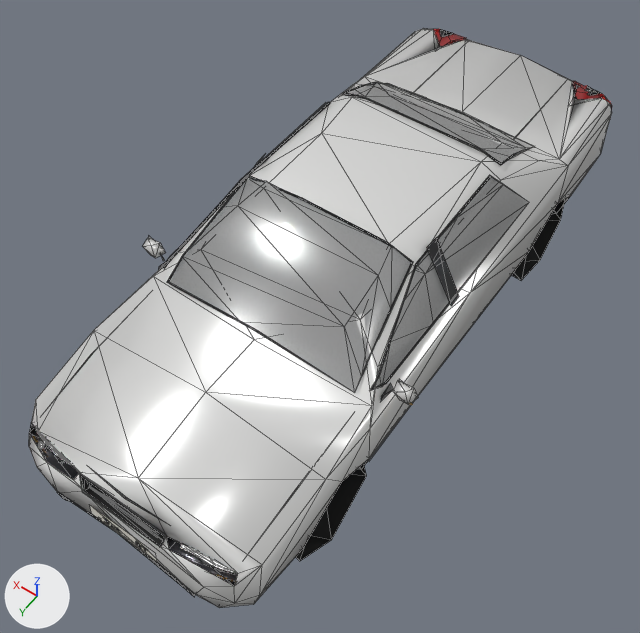
One commit to the glTF model assets/vehicles/civ_sedan_lod1.glb: the scene before it, then after it.
Camera for both pictures: a 50 mm lens placed at (-2.2, 3.41, 5.32), pointed at (0.01, 0.31, 0.45). Every picture has the same lights, and +X, +Y and +Z are marked at lower left. The picture after the commit comes second. Mesh edges are drawn as thin lines. Vertices at exactly the same position are counted once.

Objects in the first picture: 'civ_sedan.001'.
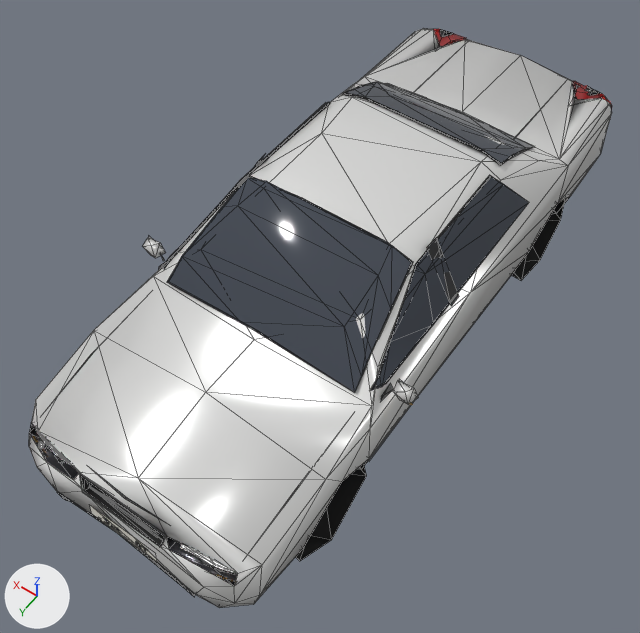
What changed in the scene script:
```text
Add mat_glass:
    mat_glass = principled_material('glass')
    mat_glass.base_color = (0.05, 0.06, 0.08)  # greyish blue #3f4550
    mat_glass.roughness = 0.08
Change me_civ_sedan_001:
    where me_civ_sedan_001.from_pydata(...)  # 1001 vertices, 1067 faces; spans x -1.04..1.04, y -2.48..2.32, z -0.06..1.44
    used by ob_civ_sedan_001; location = (0.0, 0.0, 0.0)
    me_civ_sedan_001 part 1: all 52 faces that had it switch from mat_glass_clear (dark grey #454b50) to mat_glass (greyish blue #3f4550)
```

Pixel boxes [x1, y1, x2, y2] of what changed, in the pictures (640 x 633 px):
part 1 of me_civ_sedan_001, recoloured: [164, 82, 533, 392] in both
